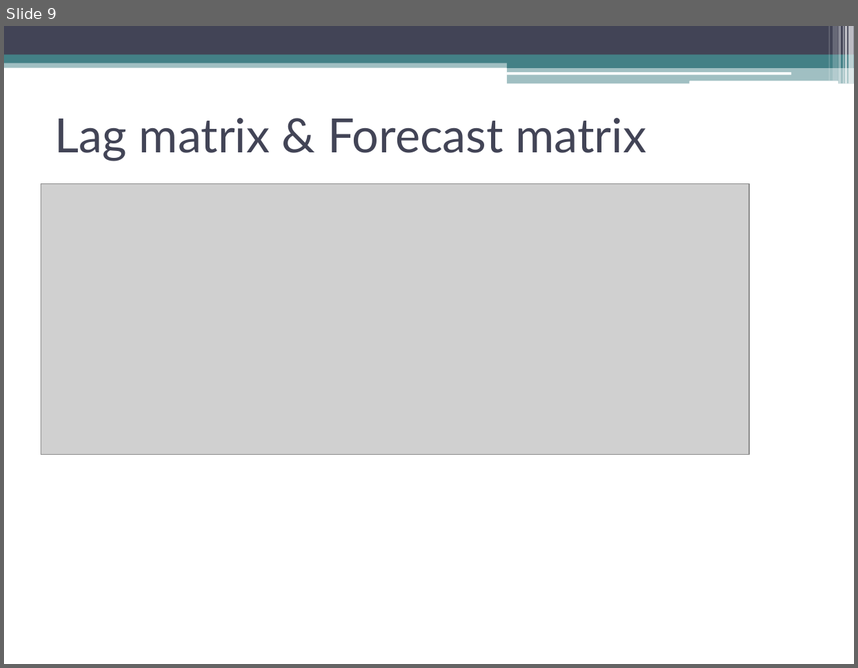
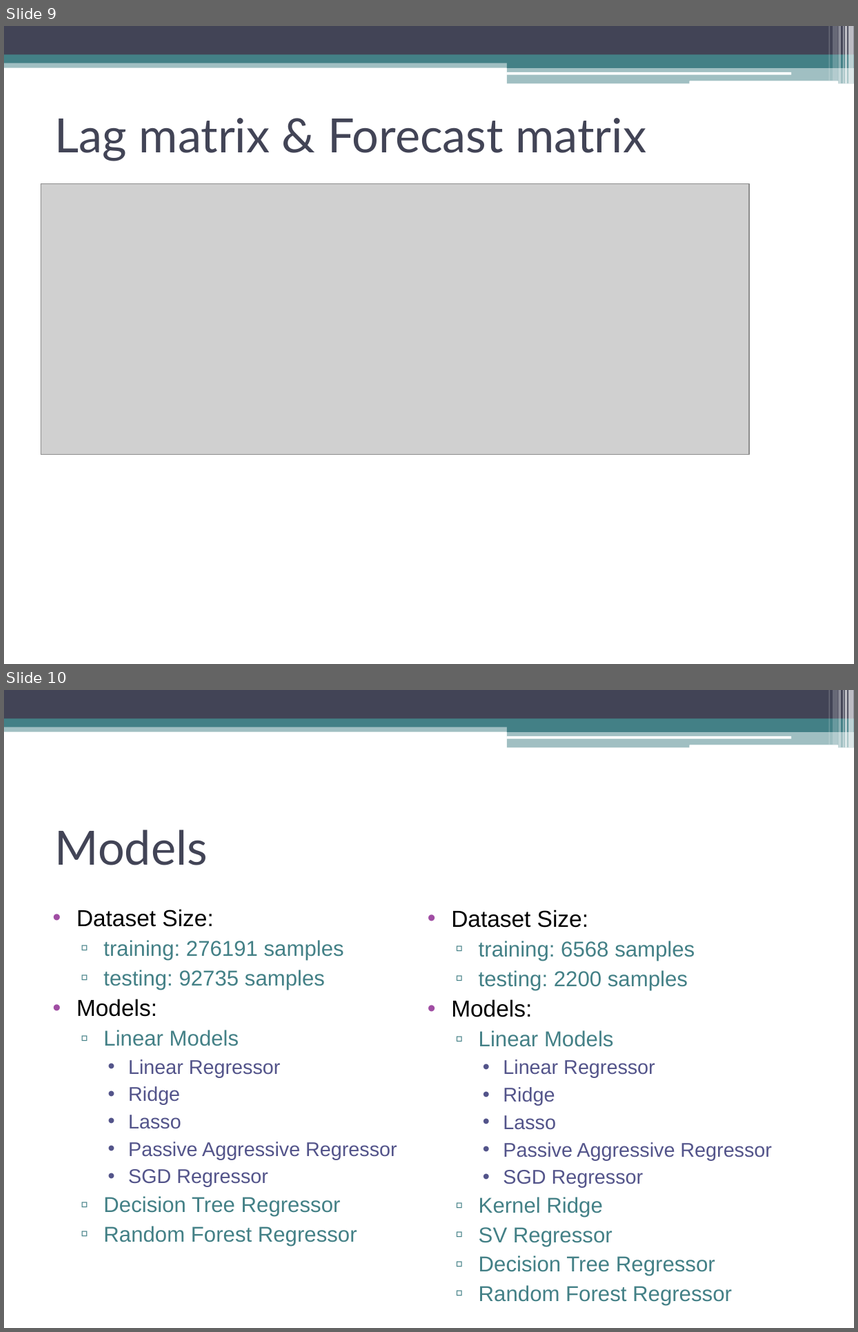
Before and after one commit to TarasKutsyk/ML-for-Automation-Project, a slide deck: Presentation ASHRAE.pptx. Shown one above the other, each under a label of ours: slide 9 before the commit, slides 9 and 10 after it. The pictures are 858x668 and 858x1332 pixels, drawn with LibreOffice and Linux fonts; fonts in the diff are those of the drawing; grey boxes stand for pictures. Boxes give left, top, right and bottom in pixels: in the first picture for what was removed or moved away, otherwise in the second. Text is boxed around its words. In the diff, an @@ line names an element or a change of style, - is before the commit and + after.

Commit message:
Models and results

```diff
--- a/Presentation ASHRAE.pptx
+++ b/Presentation ASHRAE.pptx
@@ slide 10 added at (4,690,854,1328), background #FFFFFF; not listed: 13 template elements that a slide beside it also shows @@
@@ title added at (55,829,208,865), 40 pt, text #424456 @@
+Models
@@ text added at (76,909,397,1245), 18.2 pt, text #438086 @@
+• Dataset Size:
+  ▫ training: 276191 samples
+  ▫ testing: 92735 samples
+• Models:
+  ▫ Linear Models
+    • Linear Regressor
+    • Ridge
+    • Lasso
+    • Passive Aggressive Regressor
+    • SGD Regressor
+  ▫ Decision Tree Regressor
+  ▫ Random Forest Regressor
@@ text added at (451,909,772,1305), 18.2 pt, text #438086 @@
+• Dataset Size:
+  ▫ training: 6568 samples
+  ▫ testing: 2200 samples
+• Models:
+  ▫ Linear Models
+    • Linear Regressor
+    • Ridge
+    • Lasso
+    • Passive Aggressive Regressor
+    • SGD Regressor
+  ▫ Kernel Ridge
+  ▫ SV Regressor
+  ▫ Decision Tree Regressor
+  ▫ Random Forest Regressor
```
Also in this commit, not shown: 1 slide changed, 6 other slides added.
